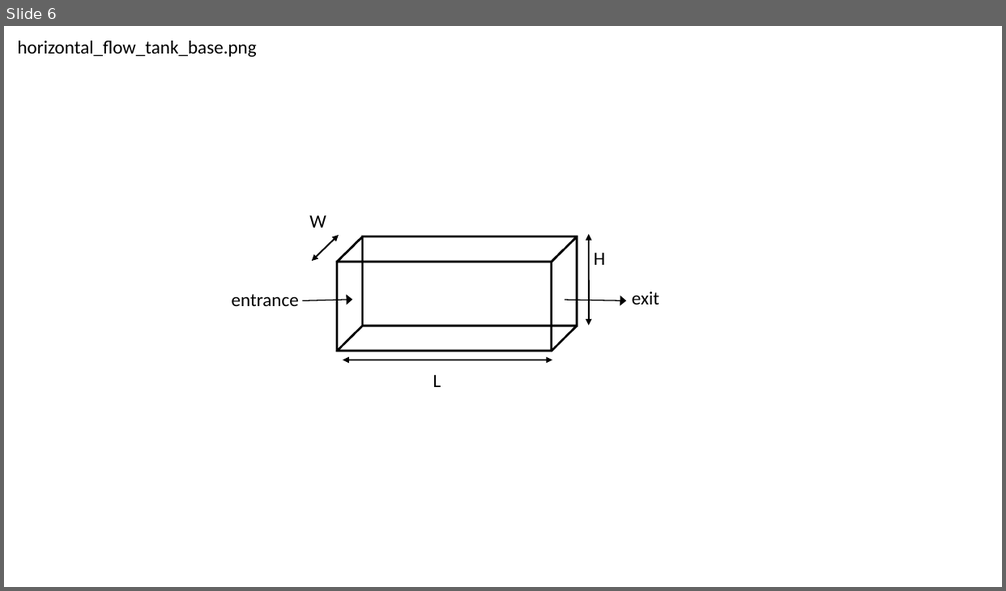
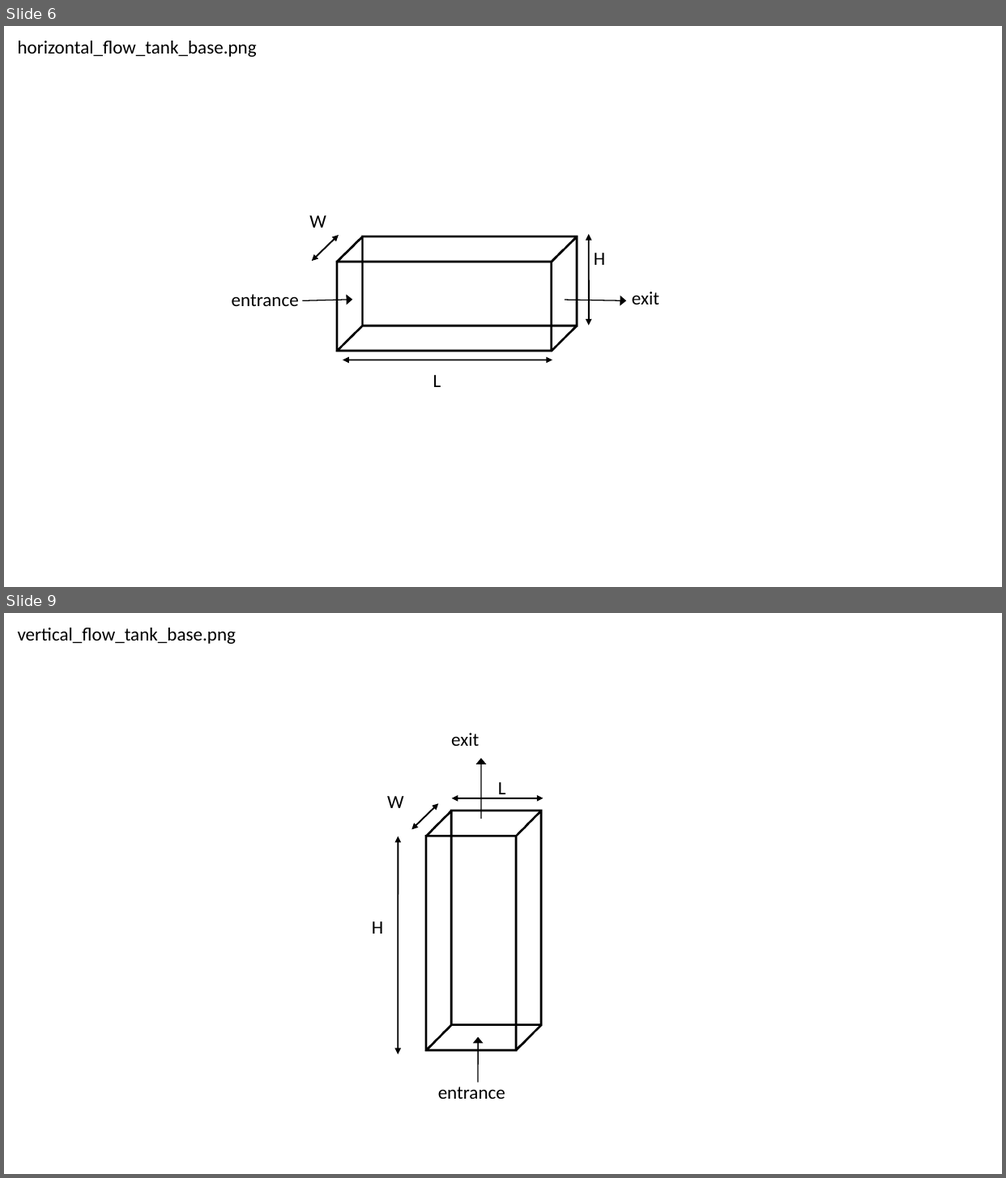
Before and after one commit to AguaClara/Textbook, a slide deck: Sedimentation_Diagrams.pptx. Shown one above the other, each under a label of ours: slide 6 before the commit, slides 6 and 9 after it; the slides between them are not shown. The pictures are 1006x591 and 1006x1178 pixels, drawn with LibreOffice and Linux fonts; fonts in the diff are those of the drawing. Boxes give left, top, right and bottom in pixels: in the first picture for what was removed or moved away, otherwise in the second. Text is boxed around its words. In the diff, an @@ line names an element or a change of style, - is before the commit and + after.

Commit message:
vertical flow sedimentation tanks

```diff
--- a/Sedimentation_Diagrams.pptx
+++ b/Sedimentation_Diagrams.pptx
@@ slide 9 added at bbox=[4, 613, 1002, 1174], background #FFFFFF @@
@@ text added at bbox=[18, 628, 236, 644], 18 pt, text #000000 @@
+vertical_flow_tank_base.png
@@ text added at bbox=[451, 733, 479, 746], 18 pt, text #000000 @@
+exit
@@ arrow added from (481, 819) to (481, 758), #000000 1 pt @@
@@ text added at bbox=[498, 782, 506, 799], 18 pt, text #000000 @@
+L
@@ text added at bbox=[387, 796, 404, 808], 18 pt, text #000000 @@
+W
@@ double arrow added from (438, 804) to (412, 829), #000000 1.5 pt @@
@@ double arrow added from (543, 798) to (452, 798), #000000 1.5 pt @@
@@ double arrow added from (398, 1054) to (398, 836), #000000 1.5 pt @@
@@ rectangle added at bbox=[425, 835, 517, 1052], outline #000000 2.25 pt dashed @@
@@ text added at bbox=[372, 922, 383, 934], 18 pt, text #000000 @@
+H
@@ arrow added from (478, 1082) to (478, 1037), #000000 1 pt @@
@@ text added at bbox=[438, 1087, 505, 1099], 18 pt, text #000000 @@
+entrance
```
Also in this commit, not shown: 2 slides changed, 3 other files.
